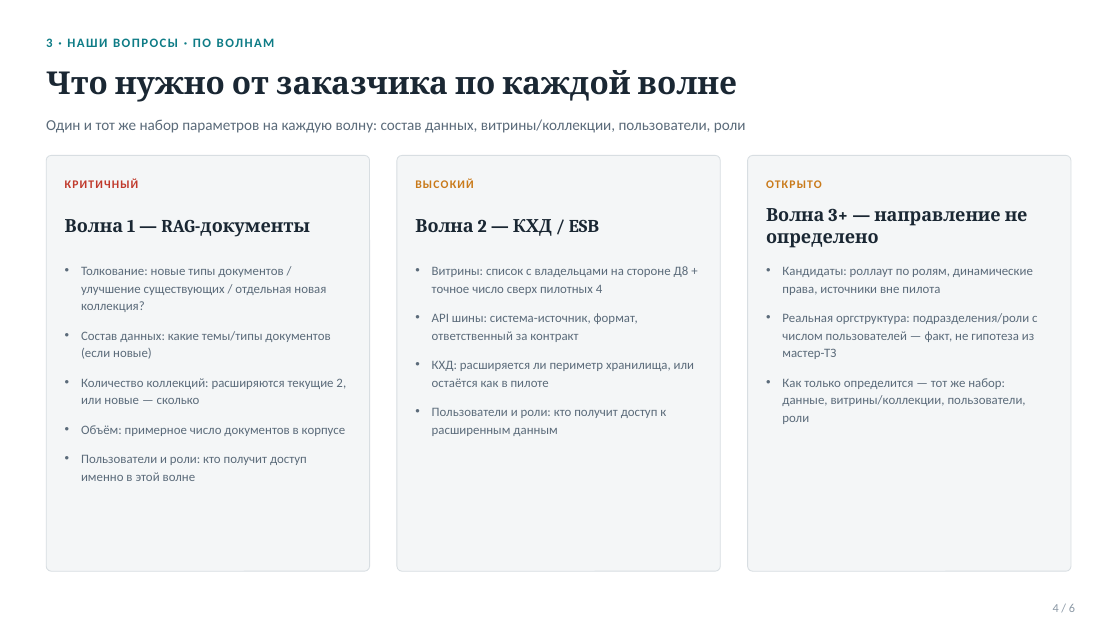
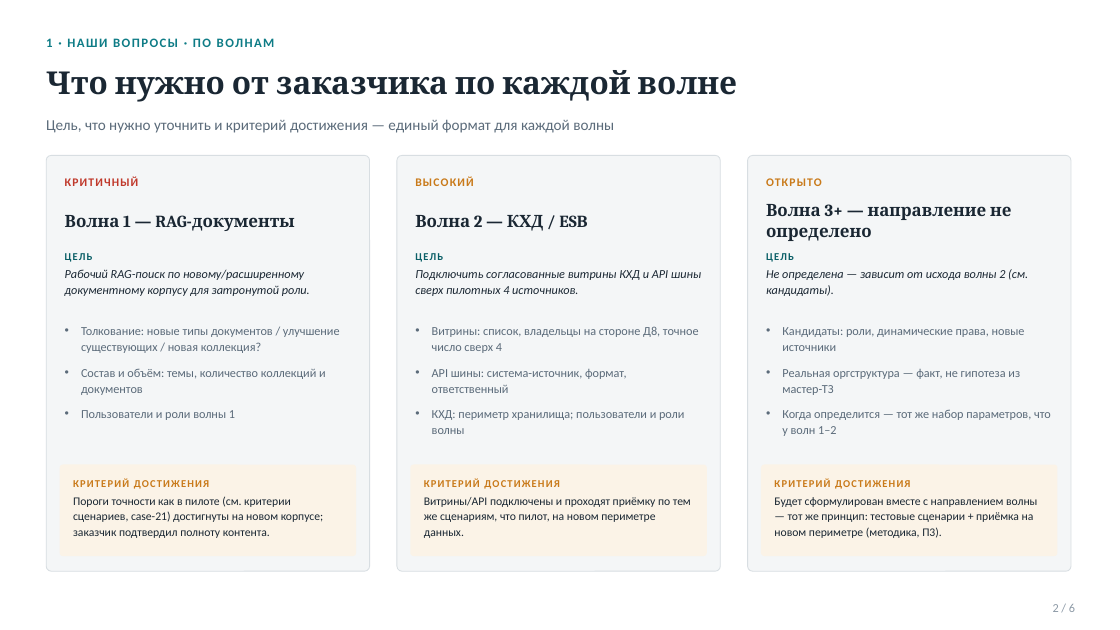
Before and after one commit to vladilslavandrosov-prog/job-RAG, a slide deck: slide 2 of docs/presentations/case-27-proekt-d8-skoup-i-voprosy.pptx (slide 4 before the commit). Drawn at 1120x630 pixels with LibreOffice and Linux fonts; fonts in the diff are those of the drawing. Boxes give left, top, right and bottom in pixels: in the first picture for what was removed or moved away, otherwise in the second. Text is boxed around its words. In the diff, an @@ line names an element or a change of style, - is before the commit and + after.

```diff
--- a/docs/presentations/case-27-proekt-d8-skoup-i-voprosy.pptx
+++ b/docs/presentations/case-27-proekt-d8-skoup-i-voprosy.pptx
@@ text at (46, 38, 52, 47): text changed @@
-3 · НАШИ ВОПРОСЫ · ПО ВОЛНАМ
+1 · НАШИ ВОПРОСЫ · ПО ВОЛНАМ
@@ text at (46, 120, 614, 133): text changed @@
-Один и тот же набор параметров на каждую волну: состав данных, витрины/коллекции, пользователи, роли
+Цель, что нужно уточнить и критерий достижения — единый формат для каждой волны
@@ size 15.5 to 14.5 pt; line spacing 1.05 to 1.03 in 3 elements at (65, 215, 295, 231), (415, 215, 587, 231), (766, 204, 1011, 241) @@
@@ text added at (65, 253, 93, 262), 9 pt, text #0A5F67, bold @@
+ЦЕЛЬ
@@ text added at (65, 269, 310, 296), 10.5 pt, text #1A2733, italic @@
+Рабочий RAG-поиск по новому/расширенному документному корпусу для затронутой роли.
@@ text added at (415, 253, 443, 262), 9 pt, text #0A5F67, bold @@
+ЦЕЛЬ
@@ text added at (766, 253, 794, 262), 9 pt, text #0A5F67, bold @@
+ЦЕЛЬ
@@ text added at (766, 269, 1028, 296), 10.5 pt, text #1A2733, italic @@
+Не определена — зависит от исхода волны 2 (см. кандидаты).
@@ text added at (415, 270, 701, 296), 10.5 pt, text #1A2733, italic @@
+Подключить согласованные витрины КХД и API шины сверх пилотных 4 источников.
@@ text at (81, 327, 340, 420): text changed; size 11 to 10.5 pt @@
-• Толкование: новые типы документов / улучшение существующих / отдельная новая коллекция?
-• Состав данных: какие темы/типы документов (если новые)
-• Количество коллекций: расширяются текущие 2, или новые — сколько
-• Объём: примерное число документов в корпусе
-• Пользователи и роли: кто получит доступ именно в этой волне
+• Толкование: новые типы документов / улучшение существующих / новая коллекция?
+• Состав и объём: темы, количество коллекций и документов
+• Пользователи и роли волны 1
@@ text at (432, 326, 699, 434): text changed; size 11 to 10.5 pt @@
-• Витрины: список с владельцами на стороне Д8 + точное число сверх пилотных 4
-• API шины: система-источник, формат, ответственный за контракт
-• КХД: расширяется ли периметр хранилища, или остаётся как в пилоте
-• Пользователи и роли: кто получит доступ к расширенным данным
+• Витрины: список, владельцы на стороне Д8, точное число сверх 4
+• API шины: система-источник, формат, ответственный
+• КХД: периметр хранилища; пользователи и роли волны
@@ text at (782, 327, 1051, 436): text changed; size 11 to 10.5 pt @@
-• Кандидаты: роллаут по ролям, динамические права, источники вне пилота
-• Реальная оргструктура: подразделения/роли с числом пользователей — факт, не гипотеза из мастер-ТЗ
-• Как только определится — тот же набор: данные, витрины/коллекции, пользователи, роли
+• Кандидаты: роли, динамические права, новые источники
+• Реальная оргструктура — факт, не гипотеза из мастер-ТЗ
+• Когда определится — тот же набор параметров, что у волн 1–2
@@ rounded rectangle added at (60, 465, 356, 556), fill #FBF3E7 @@
@@ text added at (73, 475, 343, 492), 9 pt, text #C97A1A, bold @@
+КРИТЕРИЙ ДОСТИЖЕНИЯ
@@ rounded rectangle added at (410, 465, 707, 556), fill #FBF3E7 @@
@@ text added at (423, 475, 693, 492), 9 pt, text #C97A1A, bold @@
+КРИТЕРИЙ ДОСТИЖЕНИЯ
@@ rounded rectangle added at (761, 465, 1058, 556), fill #FBF3E7 @@
@@ text added at (775, 475, 1044, 492), 9 pt, text #C97A1A, bold @@
+КРИТЕРИЙ ДОСТИЖЕНИЯ
@@ text added at (73, 496, 324, 538), 10 pt, text #1A2733 @@
+Пороги точности как в пилоте (см. критерии сценариев, case-21) достигнуты на новом корпусе; заказчик подтвердил полноту контента.
@@ text added at (424, 497, 691, 538), 10 pt, text #1A2733 @@
+Витрины/API подключены и проходят приёмку по тем же сценариям, что пилот, на новом периметре данных.
@@ text added at (774, 497, 1037, 538), 10 pt, text #1A2733 @@
+Будет сформулирован вместе с направлением волны — тот же принцип: тестовые сценарии + приёмка на новом периметре (методика, П3).
@@ text at (1053, 604, 1075, 612): text changed @@
-4 / 6
+2 / 6
```
Also in this commit, not shown: 4 other slides changed.
